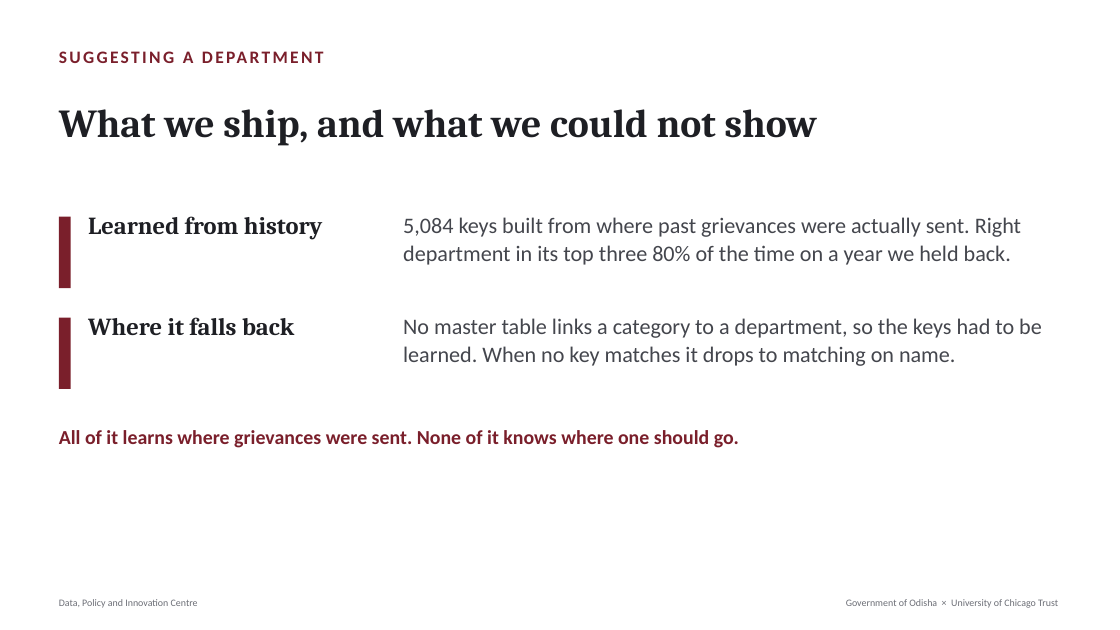
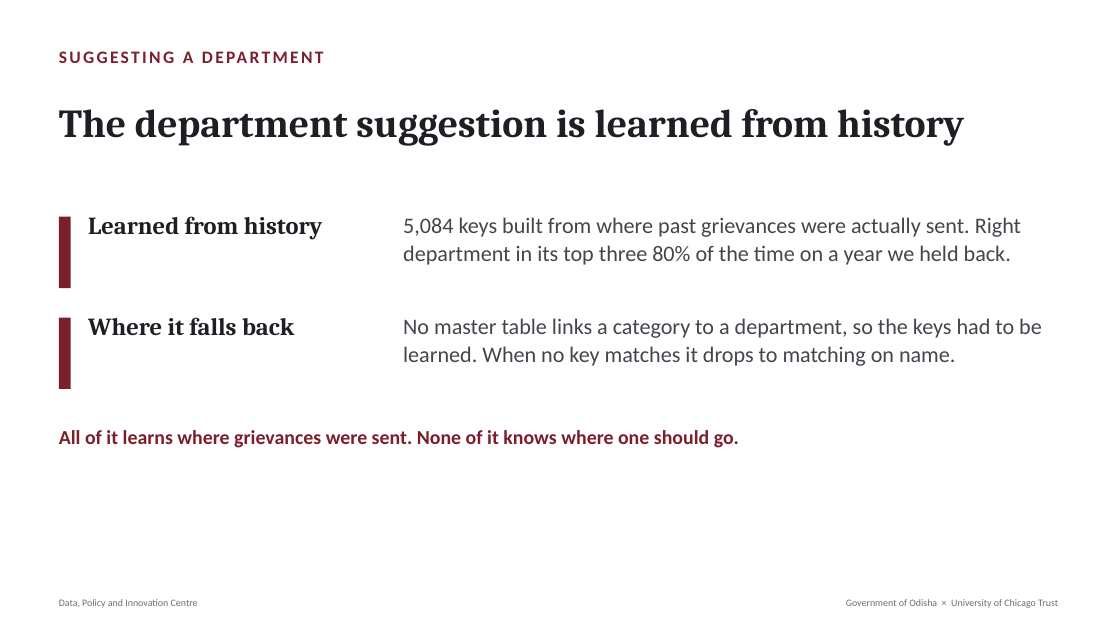
Before and after one commit to Data-Policy-and-Innovation-Centre/janasunani, a slide deck: slide 5 of docs/presentations/2026-08-24-timing-quality/Janasunani_2.0_Timing_and_Quality.pptx. Drawn at 1120x630 pixels with LibreOffice and Linux fonts; fonts in the diff are those of the drawing. Boxes give left, top, right and bottom in pixels: in the first picture for what was removed or moved away, otherwise in the second. Text is boxed around its words. In the diff, an @@ line names an element or a change of style, - is before the commit and + after.

```diff
--- a/docs/presentations/2026-08-24-timing-quality/Janasunani_2.0_Timing_and_Quality.pptx
+++ b/docs/presentations/2026-08-24-timing-quality/Janasunani_2.0_Timing_and_Quality.pptx
@@ text at bbox=[59, 109, 964, 146]: text changed @@
-What we ship, and what we could not show
+The department suggestion is learned from history
```
Also in this commit, not shown: 6 other slides changed, 5 other files.
